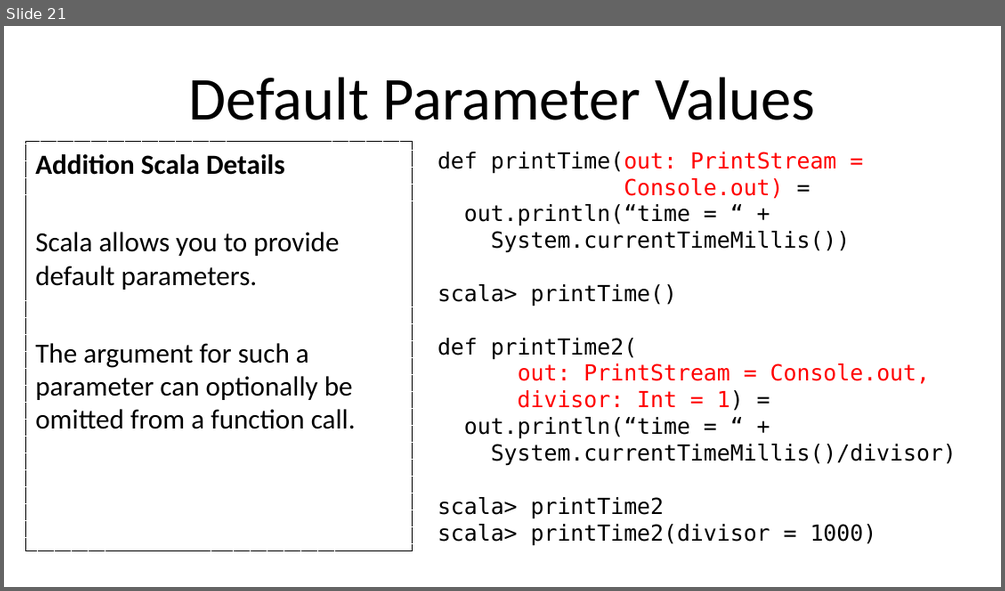
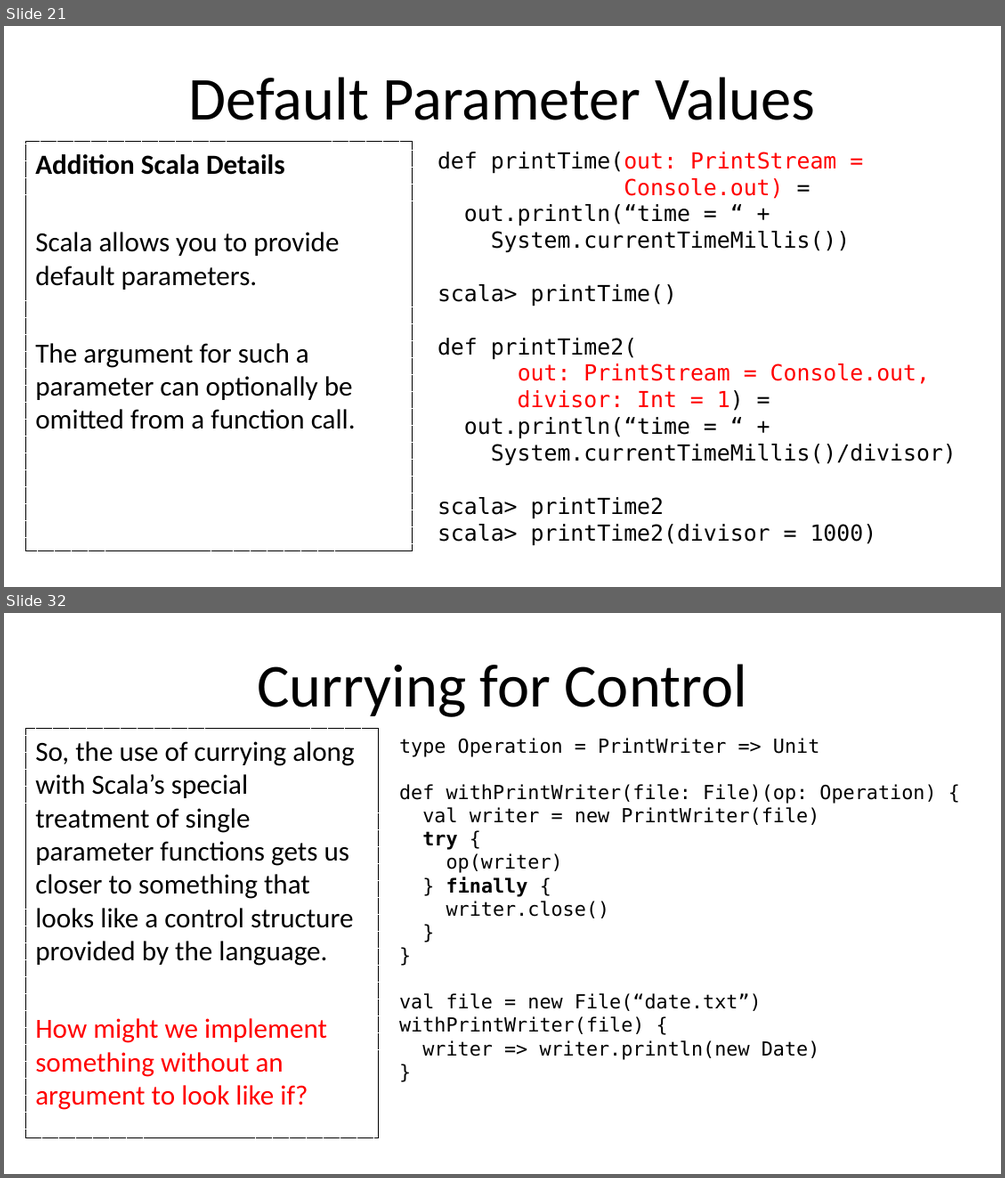
Before and after one commit to umass-cs-220/weekly-topic-control-abstraction, a slide deck: slides/control-abstraction.pptx. Shown one above the other, each under a label of ours: slide 21 before the commit, slides 21 and 32 after it; the slides between them are not shown. The pictures are 1005x591 and 1005x1178 pixels, drawn with LibreOffice and Linux fonts; fonts in the diff are those of the drawing; background and template pictures are left out. Boxes give left, top, right and bottom in pixels: in the first picture for what was removed or moved away, otherwise in the second. Text is boxed around its words. In the diff, an @@ line names an element or a change of style, - is before the commit and + after.

```diff
--- a/slides/control-abstraction.pptx
+++ b/slides/control-abstraction.pptx
@@ slide 32 added at (4,613,1001,1174), background #FFFFFF @@
@@ title added at (257,664,747,717), 44 pt, text #000000 @@
+Currying for Control
@@ text added at (26,729,379,1138), outline #000000 0.75 pt dashed, 20 pt, text #000000 @@
+So, the use of currying along with Scala’s special treatment of single parameter functions gets us closer to something that looks like a control structure provided by the language.
+How might we implement something without an argument to look like if?
@@ text added at (399,738,936,1060), 14 pt, text #000000 @@
+type Operation = PrintWriter => Unit
+def withPrintWriter(file: File)(op: Operation) {
+val writer = new PrintWriter(file)
+try {
+op(writer)
+} finally {
+writer.close()
+}
+}
+val file = new File(“date.txt”)
+withPrintWriter(file) {
+writer => writer.println(new Date)
+}
```
Also in this commit, not shown: 1 slide changed, 15 other slides added, 6 other files.
